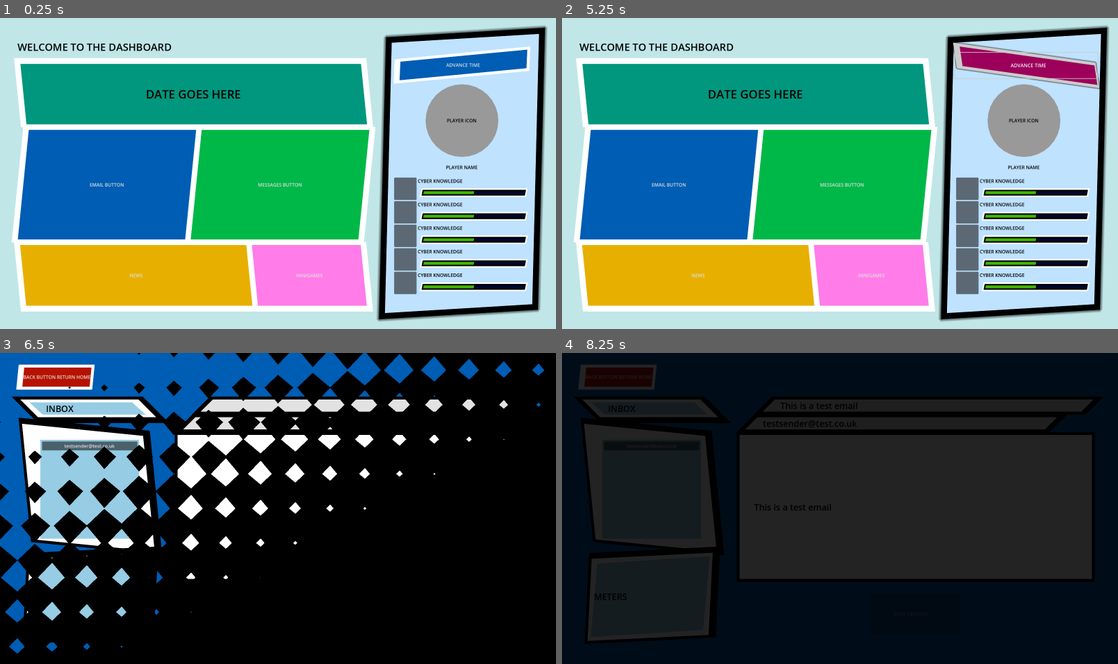
Above: before the commit, frames 1-4 (two rows, left to right).
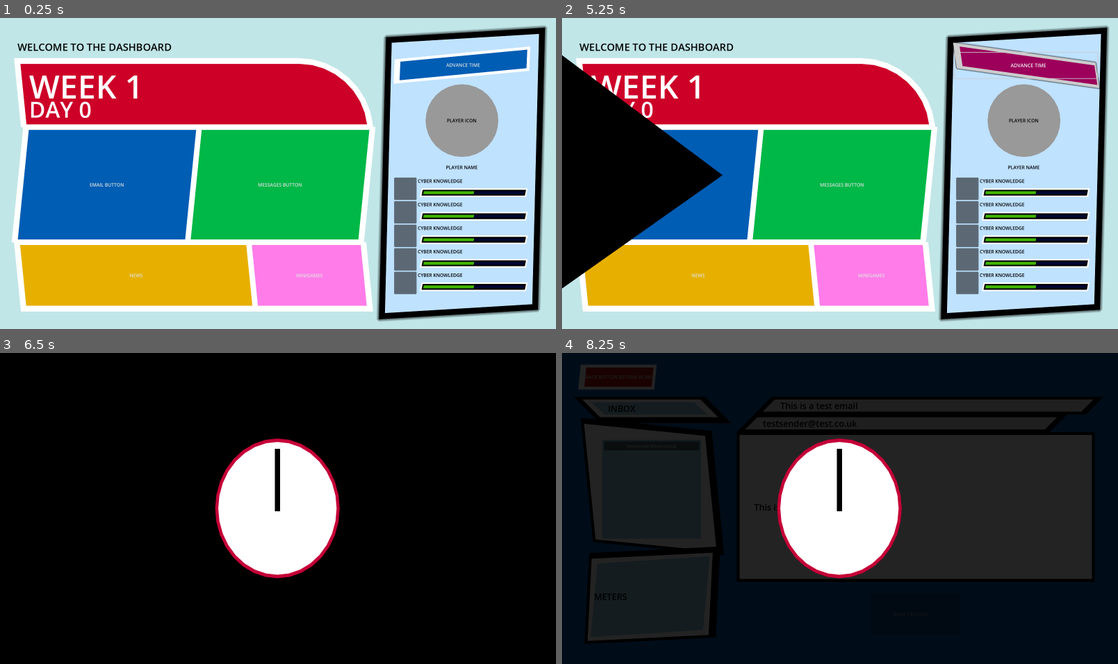
Above: after the commit, the same moments.

Repository: ZeRiz-R/cybersafe
Game: Godot game, scene res://test_dummy.tscn
The game is run twice, just before and just after one commit, with the same random seed, the same clock (stepped at 60 frames per second) and the same inputs.
Inputs:
- Up to frame 1 (0.25 s): no input
- Up to frame 2 (5.25 s): click "EMAIL BUTTON" at 0.5 s; click "BACK BUTTON RETURN HOME" at 1.25 s; click "MESSAGES BUTTON" at 2 s; click "BACK BUTTON RETURN HOME" at 2.75 s; click "NEWS" at 3.5 s; click "MINIGAMES" at 4.25 s; click "ADVANCE TIME" at 5 s
- Up to frame 3 (6.5 s): click "EMAIL BUTTON" at 5.75 s
- Up to frame 4 (8.25 s): click "testsender@test.co.uk" at 6.5 s; click "MAKE DECISION" at 7.25 s; click "Follow" at 8 s

The runs differ from the first frame. In frame 1, 12% of the frame differs, in the area x 3-67%, y 12-35%; in frame 2, 22%; in frame 3, 31%, in the area x 0-98%, y 0-97%; in frame 4, 7.9%.

Commit message:
Added two new transitions: - Arrow: Triangle sweeps screen to black - Arrow_Time: Same as above, but animated clock appears in between Dashboard now reflects current date of calendar

Diff:
--- a/cybersafe-2/Scenes/dashboard.gd
+++ b/cybersafe-2/Scenes/dashboard.gd
@@ -13,6 +13,14 @@
 		bar.set_meter_value(Player.meters[allMeters[index]])
 		index += 1
 
+	set_date()
+
+@onready var week_label: Label = $MarginContainer3/HBoxContainer/MarginContainer/VBoxContainer/PanelContainer/WeekLabel
+@onready var day_label: Label = $MarginContainer3/HBoxContainer/MarginContainer/VBoxContainer/PanelContainer/DayLabel
+func set_date():
+	week_label.text = "WEEK " + str(Calendar.get_date().x)
+	day_label.text = "DAY " + str(Calendar.get_date().y)
+
 func get_progress_bars(node: Node, arr: Array):
 	var children = node.get_children()
 	for child in children:
--- a/cybersafe-2/Scenes/dashboard.tscn
+++ b/cybersafe-2/Scenes/dashboard.tscn
@@ -12,13 +12,21 @@
 font_color = Color(0, 0, 0, 1)
 
 [sub_resource type="StyleBoxFlat" id="StyleBoxFlat_gt2mv"]
-bg_color = Color(0, 0.589851, 0.494411, 1)
+content_margin_left = 40.0
+bg_color = Color(0.803331, 0, 0.157164, 1)
 skew = Vector2(-0.1, 0)
 border_width_left = 20
 border_width_top = 20
 border_width_right = 20
 border_width_bottom = 10
 border_color = Color(1, 1, 1, 1)
+corner_radius_top_right = 31365
+
+[sub_resource type="LabelSettings" id="LabelSettings_kql8j"]
+font_size = 111
+
+[sub_resource type="LabelSettings" id="LabelSettings_lrl1v"]
+font_size = 76
 
 [sub_resource type="StyleBoxFlat" id="StyleBoxFlat_76h3o"]
 bg_color = Color(0.612186, 9.14484e-07, 0.356579, 1)
@@ -183,12 +191,21 @@
 theme = ExtResource("1_bc6a6")
 theme_override_styles/panel = SubResource("StyleBoxFlat_gt2mv")
 
-[node name="Label" type="Label" parent="MarginContainer3/HBoxContainer/MarginContainer/VBoxContainer/PanelContainer"]
-layout_mode = 2
+[node name="WeekLabel" type="Label" parent="MarginContainer3/HBoxContainer/MarginContainer/VBoxContainer/PanelContainer"]
+layout_mode = 2
+size_flags_vertical = 0
 theme_override_colors/font_color = Color(0, 0, 0, 1)
 theme_override_font_sizes/font_size = 40
-text = "DATE GOES HERE"
-horizontal_alignment = 1
+text = "WEEK 10"
+label_settings = SubResource("LabelSettings_kql8j")
+
+[node name="DayLabel" type="Label" parent="MarginContainer3/HBoxContainer/MarginContainer/VBoxContainer/PanelContainer"]
+layout_mode = 2
+size_flags_vertical = 8
+theme_override_colors/font_color = Color(0, 0, 0, 1)
+theme_override_font_sizes/font_size = 40
+text = "DAY 5"
+label_settings = SubResource("LabelSettings_lrl1v")
 
 [node name="HBoxContainer" type="HBoxContainer" parent="MarginContainer3/HBoxContainer/MarginContainer/VBoxContainer"]
 layout_mode = 2
--- a/cybersafe-2/Scenes/email_inbox.gd
+++ b/cybersafe-2/Scenes/email_inbox.gd
@@ -58,5 +58,5 @@
 		# DisplayVisual()
 	await(Stores.activeDecision.display_outcome_text(get_tree().current_scene))# QueueOutcomeText()
 		# CompleteDecision()
-	SceneTransition.change_scene("res://Scenes/update_meters.tscn")
+	SceneTransition.change_scene("res://Scenes/update_meters.tscn", "fade")
 	# UpdateMetersVisual() Maybe different scene
--- a/cybersafe-2/Scenes/messages_inbox.gd
+++ b/cybersafe-2/Scenes/messages_inbox.gd
@@ -41,5 +41,5 @@
 		# DisplayVisual()
 	await(Stores.activeDecision.display_outcome_text(get_tree().current_scene))# QueueOutcomeText()
 		# CompleteDecision()
-	SceneTransition.change_scene("res://Scenes/update_meters.tscn")
+	SceneTransition.change_scene("res://Scenes/update_meters.tscn", "fade")
 	# UpdateMetersVisual() Maybe different scene
--- a/cybersafe-2/Scenes/scene_transition.gd
+++ b/cybersafe-2/Scenes/scene_transition.gd
@@ -1,23 +1,49 @@
 extends CanvasLayer
 @onready var color_rect: ColorRect = $ColorRect
 @onready var anim_player: AnimationPlayer = $AnimationPlayer
+@onready var arrow: Polygon2D = $Arrow
 func _ready():
 	print("Loaded Animation Player")
 	color_rect.mouse_filter = Control.MOUSE_FILTER_IGNORE
 
-func change_scene(new_scene: String):
+func change_scene(new_scene: String, transition: String):
 	color_rect.mouse_filter = Control.MOUSE_FILTER_STOP
-	tile_transition(new_scene)
+	match transition:
+		"fade":
+			fade_transition(new_scene)
+		"tiles":
+			tile_transition(new_scene)
+		"arrow":
+			arrow_transition(new_scene)
+		"arrow_time":
+			arrow_time_transition(new_scene)
 	color_rect.mouse_filter = Control.MOUSE_FILTER_IGNORE
 
 func fade_transition(new_scene: String):
+	color_rect.material.shader = preload("res://Scenes/ShaderTransitions/fade.gdshader")
 	anim_player.play("transition_in")
 	await(anim_player.animation_finished)
 	get_tree().change_scene_to_file(new_scene)
 	anim_player.play_backwards("transition_out")
 
 func tile_transition(new_scene: String):
+	color_rect.material.shader = preload("res://Scenes/ShaderTransitions/tiled_sweep.gdshader")
 	anim_player.play("transition_in")
 	await(anim_player.animation_finished)
 	get_tree().change_scene_to_file(new_scene)
 	anim_player.play("transition_out")
+
+func arrow_transition(new_scene: String):
+	anim_player.play("in_arrow")
+	await(anim_player.animation_finished)
+	get_tree().change_scene_to_file(new_scene)
+	anim_player.play("out_arrow")
+
+func arrow_time_transition(new_scene: String):
+	anim_player.play("in_arrow")
+	anim_player.queue("clock_ascend")
+	anim_player.queue("clock_spin")
+	await(anim_player.animation_finished)
+	get_tree().change_scene_to_file(new_scene)
+	anim_player.play_backwards("clock_ascend")
+	anim_player.queue("out_arrow")
--- a/cybersafe-2/Scenes/scene_transition.tscn
+++ b/cybersafe-2/Scenes/scene_transition.tscn
@@ -9,6 +9,23 @@
 shader_parameter/reverse = false
 shader_parameter/numberOfTiles = Vector2(16, 9)
 
+[sub_resource type="StyleBoxFlat" id="StyleBoxFlat_vin40"]
+bg_color = Color(1, 1, 1, 1)
+border_width_left = 10
+border_width_top = 10
+border_width_right = 10
+border_width_bottom = 10
+border_color = Color(0.771539, 0, 0.215056, 1)
+corner_radius_top_left = 1000
+corner_radius_top_right = 1000
+corner_radius_bottom_right = 1000
+corner_radius_bottom_left = 1000
+
+[sub_resource type="StyleBoxLine" id="StyleBoxLine_8sxkv"]
+grow_begin = 0.0
+grow_end = 28.0
+thickness = 16
+
 [sub_resource type="Animation" id="Animation_o2r8w"]
 resource_name = "RESET"
 tracks/0/type = "value"
@@ -35,6 +52,52 @@
 "update": 1,
 "values": [false]
 }
+tracks/2/type = "bezier"
+tracks/2/imported = false
+tracks/2/enabled = true
+tracks/2/path = NodePath("Arrow:position:x")
+tracks/2/interp = 1
+tracks/2/loop_wrap = true
+tracks/2/keys = {
+"handle_modes": PackedInt32Array(0),
+"points": PackedFloat32Array(-2151, -0.25, 0, 0.25, 0),
+"times": PackedFloat32Array(0)
+}
+tracks/3/type = "bezier"
+tracks/3/imported = false
+tracks/3/enabled = true
+tracks/3/path = NodePath("Arrow:position:y")
+tracks/3/interp = 1
+tracks/3/loop_wrap = true
+tracks/3/keys = {
+"handle_modes": PackedInt32Array(0),
+"points": PackedFloat32Array(19, -0.25, 0, 0.25, 0),
+"times": PackedFloat32Array(0)
+}
+tracks/4/type = "value"
+tracks/4/imported = false
+tracks/4/enabled = true
+tracks/4/path = NodePath("Clock:scale")
+tracks/4/interp = 1
+tracks/4/loop_wrap = true
+tracks/4/keys = {
+"times": PackedFloat32Array(0),
+"transitions": PackedFloat32Array(1),
+"update": 0,
+"values": [Vector2(1e-05, 1e-05)]
+}
+tracks/5/type = "value"
+tracks/5/imported = false
+tracks/5/enabled = true
+tracks/5/path = NodePath("Clock/ClockHand:rotation")
+tracks/5/interp = 1
+tracks/5/loop_wrap = true
+tracks/5/keys = {
+"times": PackedFloat32Array(0),
+"transitions": PackedFloat32Array(1),
+"update": 0,
+"values": [-1.5708]
+}
 
 [sub_resource type="Animation" id="Animation_ae14o"]
 resource_name = "dissolve"
@@ -90,17 +153,111 @@
 "transitions": PackedFloat32Array(1),
 "update": 1,
 "values": [true]
+}
+
+[sub_resource type="Animation" id="Animation_8sxkv"]
+resource_name = "in_arrow"
+length = 0.5
+tracks/0/type = "bezier"
+tracks/0/imported = false
+tracks/0/enabled = true
+tracks/0/path = NodePath("Arrow:position:x")
+tracks/0/interp = 1
+tracks/0/loop_wrap = true
+tracks/0/keys = {
+"handle_modes": PackedInt32Array(0, 0),
+"points": PackedFloat32Array(-2151, -0.25, 0, 0.25, 0, 729, -0.25, 0, 0.25, 0),
+"times": PackedFloat32Array(0, 0.5)
+}
+tracks/1/type = "bezier"
+tracks/1/imported = false
+tracks/1/enabled = true
+tracks/1/path = NodePath("Arrow:position:y")
+tracks/1/interp = 1
+tracks/1/loop_wrap = true
+tracks/1/keys = {
+"handle_modes": PackedInt32Array(0, 0),
+"points": PackedFloat32Array(19, -0.25, 0, 0.25, 0, 19, -0.25, 0, 0.25, 0),
+"times": PackedFloat32Array(0, 0.5)
+}
+
+[sub_resource type="Animation" id="Animation_sd3nk"]
+resource_name = "out_arrow"
+length = 0.5
+tracks/0/type = "bezier"
+tracks/0/imported = false
+tracks/0/enabled = true
+tracks/0/path = NodePath("Arrow:position:x")
+tracks/0/interp = 1
+tracks/0/loop_wrap = true
+tracks/0/keys = {
+"handle_modes": PackedInt32Array(0, 0),
+"points": PackedFloat32Array(729, -0.25, 0, 0.25, 0, 3487, -0.25, 0, 0.25, 0),
+"times": PackedFloat32Array(0, 0.5)
+}
+tracks/1/type = "bezier"
+tracks/1/imported = false
+tracks/1/enabled = true
+tracks/1/path = NodePath("Arrow:position:y")
+tracks/1/interp = 1
+tracks/1/loop_wrap = true
+tracks/1/keys = {
+"handle_modes": PackedInt32Array(0, 0),
+"points": PackedFloat32Array(19, -0.25, 0, 0.25, 0, 19, -0.25, 0, 0.25, 0),
+"times": PackedFloat32Array(0, 0.5)
+}
+
+[sub_resource type="Animation" id="Animation_6nemr"]
+resource_name = "clock_ascend"
+length = 0.25
+tracks/0/type = "value"
+tracks/0/imported = false
+tracks/0/enabled = true
+tracks/0/path = NodePath("Clock:scale")
+tracks/0/interp = 2
+tracks/0/loop_wrap = true
+tracks/0/keys = {
+"times": PackedFloat32Array(0, 0.2, 0.25),
+"transitions": PackedFloat32Array(1, 1, 1),
+"update": 0,
+"values": [Vector2(1e-05, 1e-05), Vector2(1.1, 1.31), Vector2(1, 1)]
+}
+
+[sub_resource type="Animation" id="Animation_4k12m"]
+resource_name = "clock_spin"
+length = 0.5
+tracks/0/type = "value"
+tracks/0/imported = false
+tracks/0/enabled = true
+tracks/0/path = NodePath("Clock/ClockHand:rotation")
+tracks/0/interp = 2
+tracks/0/loop_wrap = true
+tracks/0/keys = {
+"times": PackedFloat32Array(0, 0.43, 0.5),
+"transitions": PackedFloat32Array(1, 1, 1),
+"update": 0,
+"values": [-1.5708, 5.06145, 4.71239]
 }
 
 [sub_resource type="AnimationLibrary" id="AnimationLibrary_yjsvl"]
 _data = {
 &"RESET": SubResource("Animation_o2r8w"),
+&"clock_ascend": SubResource("Animation_6nemr"),
+&"clock_spin": SubResource("Animation_4k12m"),
+&"in_arrow": SubResource("Animation_8sxkv"),
+&"out_arrow": SubResource("Animation_sd3nk"),
 &"transition_in": SubResource("Animation_ae14o"),
 &"transition_out": SubResource("Animation_vin40")
 }
 
 [node name="SceneTransition" type="CanvasLayer"]
 script = ExtResource("1_crfs3")
+
+[node name="Arrow" type="Polygon2D" parent="."]
+position = Vector2(-2151, 19)
+scale = Vector2(1.57105, 1.04359)
+color = Color(0, 0, 0, 1)
+polygon = PackedVector2Array(-987.001, -55.8545, 188.489, -57.8662, 851, -59, 1347, 500, 816, 1065, 172.14, 1063.93, -988, 1062, -486.859, 522.234)
 
 [node name="ColorRect" type="ColorRect" parent="."]
 material = SubResource("ShaderMaterial_8sxkv")
@@ -111,6 +268,42 @@
 grow_vertical = 2
 color = Color(0, 0, 0, 1)
 
+[node name="Clock" type="Panel" parent="."]
+custom_minimum_size = Vector2(400, 400)
+anchors_preset = 8
+anchor_left = 0.5
+anchor_top = 0.5
+anchor_right = 0.5
+anchor_bottom = 0.5
+offset_left = -202.0
+offset_top = -200.0
+offset_right = 198.0
+offset_bottom = 200.0
+grow_horizontal = 2
+grow_vertical = 2
+scale = Vector2(1e-05, 1e-05)
+pivot_offset = Vector2(200, 200)
+theme_override_styles/panel = SubResource("StyleBoxFlat_vin40")
+
+[node name="ClockHand" type="Panel" parent="Clock"]
+custom_minimum_size = Vector2(150, 0)
+layout_mode = 1
+anchors_preset = -1
+anchor_left = 0.4895
+anchor_top = 0.5545
+anchor_right = 0.4895
+anchor_bottom = 0.5545
+offset_left = 4.19997
+offset_top = -21.8
+offset_right = 154.2
+offset_bottom = -3.79999
+grow_horizontal = 2
+grow_vertical = 2
+rotation = -1.5708
+pivot_offset = Vector2(0, 8)
+theme_override_styles/panel = SubResource("StyleBoxLine_8sxkv")
+metadata/_edit_use_anchors_ = true
+
 [node name="AnimationPlayer" type="AnimationPlayer" parent="."]
 libraries = {
 &"": SubResource("AnimationLibrary_yjsvl")
--- a/cybersafe-2/Scenes/update_meters.gd
+++ b/cybersafe-2/Scenes/update_meters.gd
@@ -11,7 +11,7 @@
 	await(iterate_meters()) # Iterate through meters
 	# Update value
 	# Display reason
-	SceneTransition.change_scene("res://Scenes/dashboard.tscn")
+	SceneTransition.change_scene("res://Scenes/dashboard.tscn", "fade")
 
 func iterate_meters():
 	var index = 0
--- a/cybersafe-2/button_hover.gd
+++ b/cybersafe-2/button_hover.gd
@@ -28,12 +28,13 @@
 func _on_pressed():
 	match self.name:
 		"EmailButton":
-			SceneTransition.change_scene("res://Scenes/email_inbox.tscn")
+			SceneTransition.change_scene("res://Scenes/email_inbox.tscn", "tiles")
 		"MessagesButton":
-			SceneTransition.change_scene("res://Scenes/messages_inbox.tscn")
+			SceneTransition.change_scene("res://Scenes/messages_inbox.tscn", "tiles")
 		"BackToDashboard":
-			SceneTransition.change_scene("res://Scenes/dashboard.tscn")
+			SceneTransition.change_scene("res://Scenes/dashboard.tscn", "tiles")
 		"TimeButton":
+			SceneTransition.change_scene("res://Scenes/dashboard.tscn", "arrow_time")
 			Calendar.print_event()
 		"DecisionButton":
 			decision_button_pressed()
--- a/cybersafe-2/calendar_manager.gd
+++ b/cybersafe-2/calendar_manager.gd
@@ -2,23 +2,23 @@
 
 class_name CalendarManager
 
-var currentDate := Vector2i(0, 1)
+var currentDate := Vector2i(1, 0) # Week / Day
 var calendar := {}
 var activeEvent := GameEvent
 
-func add_event(day: int, week: int, event: GameEvent):
-	var key = Vector2i(day, week)
+func add_event(week: int, day: int, event: GameEvent):
+	var key = Vector2i(week, day)
 	calendar[key] = event
 
-func get_event(day: int, week: int):
-	var key = Vector2i(day, week)
+func get_event(week: int, day: int):
+	var key = Vector2i(week, day)
 	return calendar.get(key, null)
 
 func progress_time():
-	currentDate.x += 1
-	if currentDate.x > 7:
-		currentDate.x = 1
-		currentDate.y += 1
+	currentDate.y += 1
+	if currentDate.y > 7:
+		currentDate.y = 1
+		currentDate.x += 1
 
 func load_test_event():
 	var event = Constants.dummyEvent
@@ -44,3 +44,6 @@
 		Stores.add_email(event.event)
 	if event.event is ChatDecision:
 		Stores.add_chat_event(event.event)
+
+func get_date():
+	return currentDate
Not shown: 1 places in cybersafe-2/Scenes/dashboard.tscn that only renumber resources
Not shown: 1 places in cybersafe-2/Scenes/scene_transition.tscn that only renumber resources
